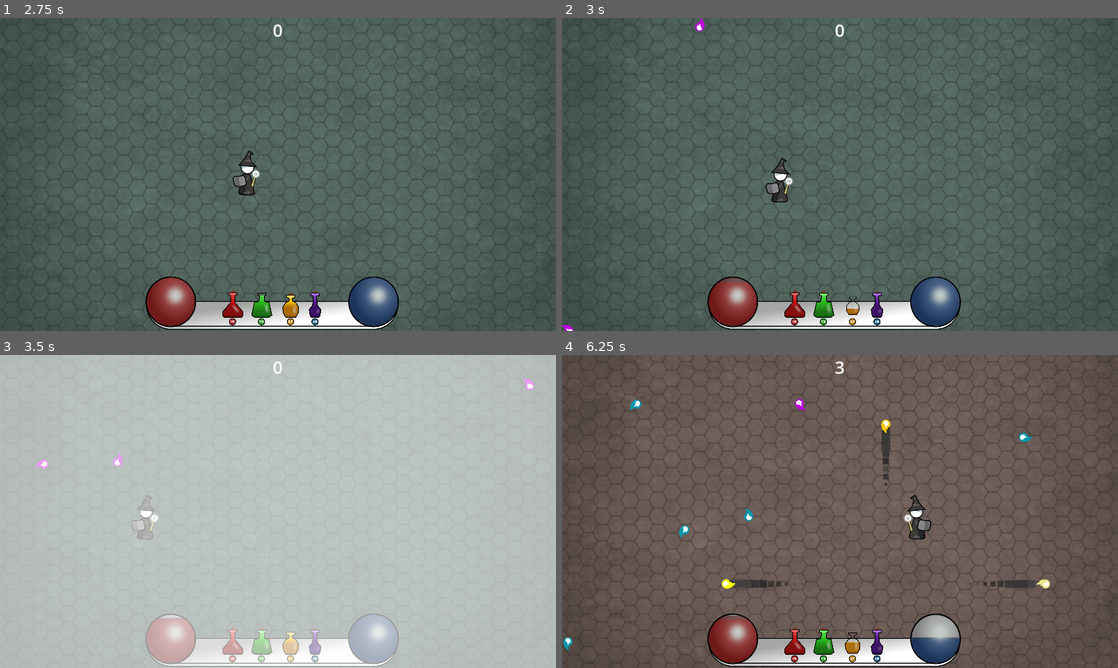
Above: before the commit, frames 1-4 (two rows, left to right).
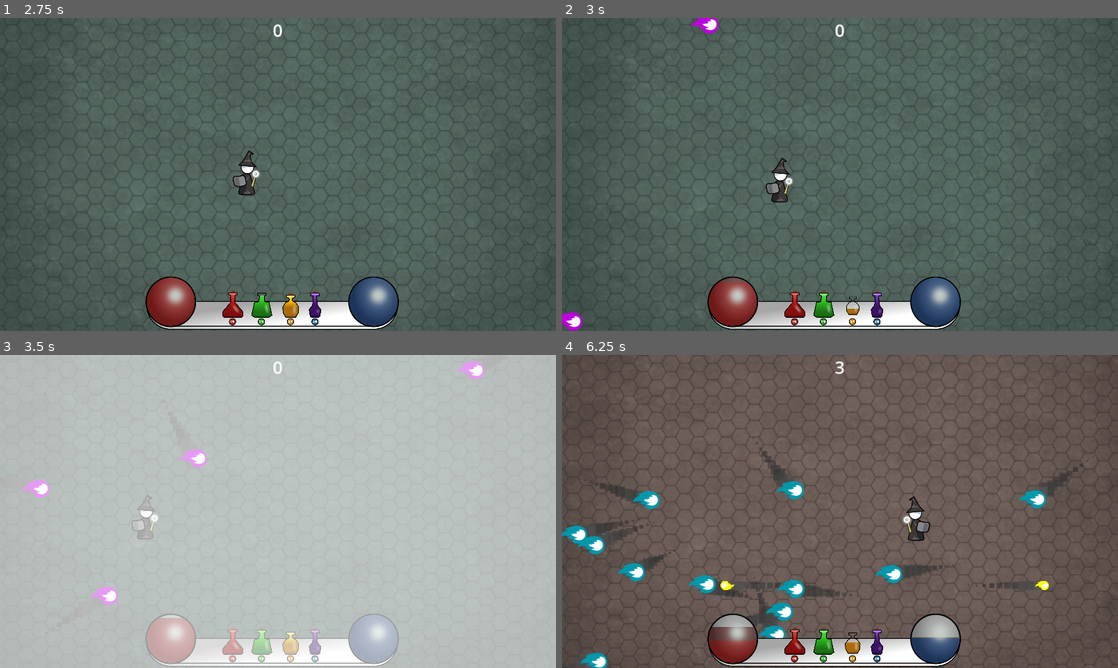
Above: after the commit, the same moments.

Repository: kurilluk/GDSJam23
Game: Godot game, scene res://assets/scenes/Main.tscn
The game is run twice, just before and just after one commit, with the same random seed, the same clock (stepped at 60 frames per second) and the same inputs. Sound files missing from this copy of the repository are replaced by a short silence.
Inputs:
- Up to frame 1 (2.75 s): click "Start" at 0.5 s; hold D (Right) 1.28-2.03 s; tap 1 (Potion_1) at 1.35 s; hold S (Down) from 2.03 s (still down); tap 2 (Potion_2) at 2.1 s
- Up to frame 2 (3 s): release S (Down) at 2.78 s; hold D (Right) from 2.78 s (still down); tap 3 (Potion_3) at 2.85 s
- Up to frame 3 (3.5 s): keep holding D (Right)
- Up to frame 4 (6.25 s): release D (Right) at 3.53 s; hold W (Up) 3.53-4.28 s; tap one key every 0.75 s from 3.6 s: 4 (Potion_4) 1 (Potion_1) 2 (Potion_2) 3 (Potion_3); hold A (Left) 4.28-5.78 s; hold S (Down) from 5.78 s (still down)

Frame 1 is identical in both runs. In frame 2, 0.4% of the frame differs, in the area x 0-29%, y 0-100%; in frame 3, 0.9%; in frame 4, 6.8%, in the area x 0-99%, y 0-100%.
Error after the commit: Attempt to call function 'play' in base 'null instance' on a null instance. (res://assets/scripts/Mob.gd:5)

Commit message:
enemy particles

Diff:
--- /dev/null
+++ b/examples/dodge_the_creeps/assets/scenes/EnemyProjectile.tscn
@@ -0,0 +1,105 @@
+[gd_scene load_steps=17 format=3 uid="uid://rkdnhqgf2hpj"]
+
+[ext_resource type="Script" path="res://assets/scripts/Mob.gd" id="1_uleq4"]
+[ext_resource type="Texture2D" uid="uid://ujab88aefoss" path="res://assets/sprites/projectiles/fireball_white_bottom.png" id="8_fl6st"]
+[ext_resource type="Texture2D" uid="uid://cda4ju411if4h" path="res://assets/sprites/projectiles/fireball_white_top.png" id="9_u15j2"]
+[ext_resource type="AudioStream" uid="uid://dfgfr12prj7tl" path="res://assets/sound/Fireball2.mp3" id="10_u304x"]
+
+[sub_resource type="CapsuleShape2D" id="2"]
+radius = 45.0
+height = 90.0
+
+[sub_resource type="Curve" id="Curve_7igsd"]
+min_value = -360.0
+max_value = 360.0
+_data = [Vector2(0, 360), 0.0, 0.0, 0, 0, Vector2(1, -360), 0.0, 0.0, 0, 0]
+point_count = 2
+
+[sub_resource type="CurveTexture" id="CurveTexture_t421w"]
+curve = SubResource("Curve_7igsd")
+
+[sub_resource type="Gradient" id="Gradient_peqr8"]
+colors = PackedColorArray(0.525101, 0.525101, 0.525101, 0.701961, 0.347817, 0.347817, 0.347817, 0.713726)
+
+[sub_resource type="GradientTexture1D" id="GradientTexture1D_74pm5"]
+gradient = SubResource("Gradient_peqr8")
+
+[sub_resource type="Gradient" id="Gradient_sfs6c"]
+colors = PackedColorArray(0.733005, 0.733005, 0.733005, 0.67451, 0, 0, 0, 0)
+
+[sub_resource type="GradientTexture1D" id="GradientTexture1D_orafd"]
+gradient = SubResource("Gradient_sfs6c")
+
+[sub_resource type="Curve" id="Curve_0t07f"]
+_data = [Vector2(0.0060241, 0.768421), 0.0, 0.0, 0, 0, Vector2(0.457831, 0.326316), -1.27081, -1.27081, 0, 0, Vector2(1, 0), 0.0, 0.0, 0, 0]
+point_count = 3
+
+[sub_resource type="CurveTexture" id="6"]
+curve = SubResource("Curve_0t07f")
+
+[sub_resource type="ParticleProcessMaterial" id="ParticleProcessMaterial_xa45d"]
+lifetime_randomness = 0.05
+direction = Vector3(0, 1, 0)
+gravity = Vector3(0, 0, 0)
+angular_velocity_min = -45.0
+angular_velocity_max = 45.0
+angle_min = -120.0
+angle_max = 120.0
+angle_curve = SubResource("CurveTexture_t421w")
+scale_min = 0.8
+scale_max = 1.2
+scale_curve = SubResource("6")
+color_ramp = SubResource("GradientTexture1D_orafd")
+color_initial_ramp = SubResource("GradientTexture1D_74pm5")
+turbulence_enabled = true
+
+[sub_resource type="Gradient" id="Gradient_gesbe"]
+colors = PackedColorArray(1, 1, 1, 1, 1, 1, 1, 1)
+
+[sub_resource type="GradientTexture2D" id="GradientTexture2D_854io"]
+gradient = SubResource("Gradient_gesbe")
+fill_from = Vector2(0, 1)
+fill_to = Vector2(0, 0)
+
+[node name="Mob" type="RigidBody2D" groups=["Projectile", "mobs"]]
+collision_mask = 0
+gravity_scale = 0.0
+script = ExtResource("1_uleq4")
+
+[node name="CollisionShape2D" type="CollisionShape2D" parent="."]
+rotation = 1.5708
+shape = SubResource("2")
+
+[node name="VisibleOnScreenNotifier2D" type="VisibleOnScreenNotifier2D" parent="."]
+
+[node name="ColorRect" type="ColorRect" parent="."]
+visible = false
+offset_left = -40.0
+offset_top = -30.0
+offset_right = 40.0
+offset_bottom = 30.0
+color = Color(0.54902, 0.14902, 0.176471, 1)
+
+[node name="FireballBottom" type="Sprite2D" parent="."]
+self_modulate = Color(0.894118, 0.576471, 0.27451, 1)
+z_index = 2
+scale = Vector2(2, 2)
+texture = ExtResource("8_fl6st")
+
+[node name="FireballTop" type="Sprite2D" parent="FireballBottom"]
+z_index = 3
+texture = ExtResource("9_u15j2")
+
+[node name="Trail" type="GPUParticles2D" parent="FireballBottom"]
+z_index = -1
+amount = 40
+process_material = SubResource("ParticleProcessMaterial_xa45d")
+texture = SubResource("GradientTexture2D_854io")
+speed_scale = 2.0
+randomness = 0.2
+
+[node name="Fire_2" type="AudioStreamPlayer2D" parent="."]
+stream = ExtResource("10_u304x")
+volume_db = -15.0
+
+[connection signal="screen_exited" from="VisibleOnScreenNotifier2D" to="." method="_on_VisibilityNotifier2D_screen_exited"]
--- a/examples/dodge_the_creeps/assets/scenes/Fireball.tscn
+++ b/examples/dodge_the_creeps/assets/scenes/Fireball.tscn
@@ -19,26 +19,26 @@
 _data = [Vector2(0, 360), 0.0, 0.0, 0, 0, Vector2(1, -360), 0.0, 0.0, 0, 0]
 point_count = 2
 
-[sub_resource type="CurveTexture" id="CurveTexture_t421w"]
+[sub_resource type="CurveTexture" id="CurveTexture_74sp3"]
 curve = SubResource("Curve_mie81")
 
 [sub_resource type="Gradient" id="Gradient_a2qca"]
-colors = PackedColorArray(0.223529, 0.223529, 0.223529, 0.87451, 0.564706, 0.564706, 0.564706, 0.843137)
+colors = PackedColorArray(0.525101, 0.525101, 0.525101, 0.701961, 0.347817, 0.347817, 0.347817, 0.713726)
 
-[sub_resource type="GradientTexture1D" id="GradientTexture1D_74pm5"]
+[sub_resource type="GradientTexture1D" id="GradientTexture1D_tlm1j"]
 gradient = SubResource("Gradient_a2qca")
 
 [sub_resource type="Gradient" id="Gradient_k2x5t"]
-colors = PackedColorArray(0.593134, 0.593134, 0.593134, 0.67451, 0, 0, 0, 0)
+colors = PackedColorArray(0.733005, 0.733005, 0.733005, 0.67451, 0, 0, 0, 0)
 
-[sub_resource type="GradientTexture1D" id="GradientTexture1D_orafd"]
+[sub_resource type="GradientTexture1D" id="GradientTexture1D_scgft"]
 gradient = SubResource("Gradient_k2x5t")
 
 [sub_resource type="Curve" id="Curve_rsu7f"]
 _data = [Vector2(0.0120482, 0.431579), 0.0, 0.0, 0, 0, Vector2(0.493976, 0.2), -1.27081, -1.27081, 0, 0, Vector2(1, 0), 0.0, 0.0, 0, 0]
 point_count = 3
 
-[sub_resource type="CurveTexture" id="6"]
+[sub_resource type="CurveTexture" id="CurveTexture_3r76o"]
 curve = SubResource("Curve_rsu7f")
 
 [sub_resource type="ParticleProcessMaterial" id="ParticleProcessMaterial_o6fmy"]
--- a/examples/dodge_the_creeps/assets/scenes/Main.tscn
+++ b/examples/dodge_the_creeps/assets/scenes/Main.tscn
@@ -1,7 +1,7 @@
 [gd_scene load_steps=12 format=3 uid="uid://cyfwty2q3rdse"]
 
 [ext_resource type="Script" path="res://assets/scripts/Main.gd" id="1"]
-[ext_resource type="PackedScene" uid="uid://rkdnhqgf2hpj" path="res://assets/scenes/Mob.tscn" id="2"]
+[ext_resource type="PackedScene" uid="uid://rkdnhqgf2hpj" path="res://assets/scenes/EnemyProjectile.tscn" id="2_fweqn"]
 [ext_resource type="PackedScene" uid="uid://4vwrqjegqwpj" path="res://assets/scenes/Player.tscn" id="3"]
 [ext_resource type="PackedScene" uid="uid://ccqoreueuxdb7" path="res://assets/scenes/HUD.tscn" id="4"]
 [ext_resource type="Texture2D" uid="uid://lr4ehat4x43v" path="res://art/background_biger.png" id="4_6sh37"]
@@ -21,7 +21,7 @@
 script = ExtResource("1")
 background = NodePath("Background")
 layers = [NodePath("Layers/Layer"), NodePath("Layers/Layer_swap_x"), NodePath("Layers/Layer_swap_xy")]
-mob_scene = ExtResource("2")
+enemy_proj_scene = ExtResource("2_fweqn")
 
 [node name="HUD" parent="." node_paths=PackedStringArray("HealthBar", "ManaBar") instance=ExtResource("4")]
 HealthBar = NodePath("HealthBar")
--- a/examples/dodge_the_creeps/assets/scenes/Mob.tscn
+++ /dev/null
@@ -1,93 +0,0 @@
-[gd_scene load_steps=13 format=3 uid="uid://rkdnhqgf2hpj"]
-
-[ext_resource type="Script" path="res://assets/scripts/Mob.gd" id="1_rt6dc"]
-[ext_resource type="Texture2D" uid="uid://yqglrrsx7j1f" path="res://art/enemyFlyingAlt_1.png" id="2_4105l"]
-[ext_resource type="Texture2D" uid="uid://bpot8awhdn6ph" path="res://art/enemyFlyingAlt_2.png" id="3_v5at2"]
-[ext_resource type="Texture2D" uid="uid://5lvm88ij4jqn" path="res://art/enemySwimming_1.png" id="4_falj5"]
-[ext_resource type="Texture2D" uid="uid://bng45cvsgufqc" path="res://art/enemySwimming_2.png" id="5_530dd"]
-[ext_resource type="Texture2D" uid="uid://bu4221t7qpa7d" path="res://art/enemyWalking_1.png" id="6_k7amo"]
-[ext_resource type="Texture2D" uid="uid://booij5t7h4efb" path="res://art/enemyWalking_2.png" id="7_vrlt4"]
-[ext_resource type="Texture2D" uid="uid://ujab88aefoss" path="res://assets/sprites/projectiles/fireball_white_bottom.png" id="8_4vdro"]
-[ext_resource type="Texture2D" uid="uid://cda4ju411if4h" path="res://assets/sprites/projectiles/fireball_white_top.png" id="9_upgwi"]
-[ext_resource type="AudioStream" uid="uid://dfgfr12prj7tl" path="res://assets/sound/Fireball2.mp3" id="10_bd7a6"]
-
-[sub_resource type="SpriteFrames" id="1"]
-animations = [{
-"frames": [{
-"duration": 1.0,
-"texture": ExtResource("2_4105l")
-}, {
-"duration": 1.0,
-"texture": ExtResource("3_v5at2")
-}],
-"loop": true,
-"name": &"fly",
-"speed": 3.0
-}, {
-"frames": [{
-"duration": 1.0,
-"texture": ExtResource("4_falj5")
-}, {
-"duration": 1.0,
-"texture": ExtResource("5_530dd")
-}],
-"loop": true,
-"name": &"swim",
-"speed": 4.0
-}, {
-"frames": [{
-"duration": 1.0,
-"texture": ExtResource("6_k7amo")
-}, {
-"duration": 1.0,
-"texture": ExtResource("7_vrlt4")
-}],
-"loop": true,
-"name": &"walk",
-"speed": 4.0
-}]
-
-[sub_resource type="CapsuleShape2D" id="2"]
-radius = 45.0
-height = 90.0
-
-[node name="Mob" type="RigidBody2D" groups=["Projectile", "mobs"]]
-collision_mask = 0
-gravity_scale = 0.0
-script = ExtResource("1_rt6dc")
-
-[node name="AnimatedSprite2D" type="AnimatedSprite2D" parent="."]
-visible = false
-scale = Vector2(0.75, 0.75)
-sprite_frames = SubResource("1")
-animation = &"walk"
-
-[node name="CollisionShape2D" type="CollisionShape2D" parent="."]
-rotation = 1.5708
-shape = SubResource("2")
-
-[node name="VisibleOnScreenNotifier2D" type="VisibleOnScreenNotifier2D" parent="."]
-
-[node name="ColorRect" type="ColorRect" parent="."]
-visible = false
-offset_left = -40.0
-offset_top = -30.0
-offset_right = 40.0
-offset_bottom = 30.0
-color = Color(0.54902, 0.14902, 0.176471, 1)
-
-[node name="FireballBottom" type="Sprite2D" parent="."]
-self_modulate = Color(0.894118, 0.576471, 0.27451, 1)
-z_index = 2
-rotation = 1.5708
-texture = ExtResource("8_4vdro")
-
-[node name="FireballTop" type="Sprite2D" parent="FireballBottom"]
-z_index = 3
-texture = ExtResource("9_upgwi")
-
-[node name="Fire_2" type="AudioStreamPlayer2D" parent="."]
-stream = ExtResource("10_bd7a6")
-volume_db = -15.0
-
-[connection signal="screen_exited" from="VisibleOnScreenNotifier2D" to="." method="_on_VisibilityNotifier2D_screen_exited"]
--- a/examples/dodge_the_creeps/assets/scenes/Player.tscn
+++ b/examples/dodge_the_creeps/assets/scenes/Player.tscn
@@ -8,10 +8,6 @@
 [ext_resource type="Texture2D" uid="uid://je8cjivjthak" path="res://art/G_mage/G_mage.png" id="7_jf8c2"]
 [ext_resource type="AudioStream" uid="uid://dvi3scw7fgwmj" path="res://assets/sound/Fireball3.mp3" id="8_dtgvq"]
 [ext_resource type="AudioStream" uid="uid://d1cisdls5cyyn" path="res://assets/sound/Vocal_Ineedapotion_lowhp.mp3" id="8_ieq6g"]
-[ext_resource type="AudioStream" uid="uid://iy1ta5mbu2t1" path="res://assets/sound/Healing_potion.mp3" id="9_k5rw0"]
-[ext_resource type="AudioStream" uid="uid://5ia8eybkn3ya" path="res://assets/sound/Healingdrain_potion.mp3" id="10_7kduq"]
-[ext_resource type="AudioStream" uid="uid://d324dl36pt0fs" path="res://assets/sound/Manadrain_potion.mp3" id="11_kdwm7"]
-[ext_resource type="AudioStream" uid="uid://drj07yj5x5rw3" path="res://assets/sound/Mana_potion.mp3" id="12_kixw6"]
 
 [sub_resource type="SpriteFrames" id="1"]
 animations = [{
@@ -83,14 +79,6 @@
 texture = SubResource("ImageTexture_0wciw")
 speed_scale = 2.0
 
-[node name="ColorRect" type="ColorRect" parent="."]
-visible = false
-offset_left = -30.0
-offset_top = -30.0
-offset_right = 30.0
-offset_bottom = 30.0
-color = Color(0.439216, 0.552941, 0.678431, 1)
-
 [node name="Sprite2D" type="Sprite2D" parent="."]
 position = Vector2(0, -5)
 texture = ExtResource("7_jf8c2")
@@ -105,16 +93,4 @@
 stream = ExtResource("8_dtgvq")
 volume_db = -10.0
 
-[node name="S_HealPotion" type="AudioStreamPlayer" parent="."]
-stream = ExtResource("9_k5rw0")
-
-[node name="S_HealPotionDrain" type="AudioStreamPlayer" parent="."]
-stream = ExtResource("10_7kduq")
-
-[node name="S_ManaPotionDrain" type="AudioStreamPlayer" parent="."]
-stream = ExtResource("11_kdwm7")
-
-[node name="S_ManaPotion" type="AudioStreamPlayer" parent="."]
-stream = ExtResource("12_kixw6")
-
 [connection signal="body_entered" from="." to="." method="_on_Player_body_entered"]
--- a/examples/dodge_the_creeps/assets/scripts/Fireball.gd
+++ b/examples/dodge_the_creeps/assets/scripts/Fireball.gd
@@ -72,7 +72,7 @@
 	pass # Replace with function body.
 
 func destroy_self():
-	fade_out(0.15, 1.0, Callable(self, "queue_free"))
+	fade_out(0.1, 1.0, Callable(self, "queue_free"))
 	on_death_callback.bind(self).call()
 
 func _on_body_entered(body):
--- a/examples/dodge_the_creeps/assets/scripts/Main.gd
+++ b/examples/dodge_the_creeps/assets/scripts/Main.gd
@@ -2,12 +2,12 @@
 
 @export var background: Sprite2D
 @export var layers: Array[Layer]
-@export var mob_scene: PackedScene
+@export var enemy_proj_scene: PackedScene
 
 @export var enemy_spawn_amount = 2
 var score
 var current_layer
-var enemies: Array[Mob]
+var enemy_projectiles: Array[EnemyProjectile]
 var player_projectiles: Array[Fireball]
 var level = 0
 var pitch = 1
@@ -63,43 +63,46 @@
 
 func set_enemy_colors(color):
 	var remove_last = []
-	for i in enemies.size():
-		var enemy = enemies[-i-1]
+	for i in enemy_projectiles.size():
+		var enemy = enemy_projectiles[-i-1]
 		if enemy == null:
 			remove_last.append(-i -1)
 			break
 		enemy.set_color(color)
 
 	for index in remove_last:
-		enemies.remove_at(index)
+		enemy_projectiles.remove_at(index)
 
 func _on_MobTimer_timeout():
 	for i in enemy_spawn_amount:
 	# Create a new instance of the Mob scene.
-		var mob = mob_scene.instantiate()
+		var e_proj = enemy_proj_scene.instantiate()
 
 	# Choose a random location on Path2D.
-		var mob_spawn_location = get_node(^"MobPath/MobSpawnLocation")
-		mob_spawn_location.progress = randi()
+		var e_projectile_spawn_location = get_node(^"MobPath/MobSpawnLocation")
+		e_projectile_spawn_location.progress = randi()
 
 	# Set the mob's direction perpendicular to the path direction.
-		var direction = mob_spawn_location.rotation + PI / 2
+		var direction = e_projectile_spawn_location.position.angle_to_point($Player.position)
+		#e_projectile_spawn_location.rotation
 
 	# Set the mob's position to a random location.
-		mob.position = mob_spawn_location.position
+		e_proj.position = e_projectile_spawn_location.position
+
+
+	# Choose the velocity for the mob.
+		var velocity = Vector2(randf_range(650.0, 850.0), 0.0)
+		e_proj.linear_velocity = velocity.rotated(direction)
 
 	# Add some randomness to the direction.
 		direction += randf_range(-PI / 4, PI / 4)
-		mob.rotation = direction
+		e_proj.set_new_rotation(Vector2.UP.angle_to(velocity.normalized()))
 
-	# Choose the velocity for the mob.
-		var velocity = Vector2(randf_range(650.0, 850.0), 0.0)
-		mob.linear_velocity = velocity.rotated(direction)
 
-		mob.set_color(current_layer.enemy_main_color)
-		enemies.append(mob)
+		e_proj.set_color(current_layer.enemy_main_color)
+		enemy_projectiles.append(e_proj)
 	# Spawn the mob by adding it to the Main scene.
-		add_child(mob)
+		add_child(e_proj)
 
 func _on_ScoreTimer_timeout():
 	score += 1
--- a/examples/dodge_the_creeps/assets/scripts/Mob.gd
+++ b/examples/dodge_the_creeps/assets/scripts/Mob.gd
@@ -1,5 +1,5 @@
 extends RigidBody2D
-class_name Mob
+class_name EnemyProjectile
 
 func _ready():
 	$AnimatedSprite2D.play()
@@ -13,5 +13,8 @@
 func set_color(new_color):
 	$FireballBottom.self_modulate = new_color
 
+func set_new_rotation(new_rot):
+	$FireballBottom.rotation = new_rot
+
 func die():
 	queue_free()
--- a/examples/dodge_the_creeps/assets/scripts/Player.gd
+++ b/examples/dodge_the_creeps/assets/scripts/Player.gd
@@ -130,7 +130,7 @@
 	var new_health = clamp(health + value, 0, PLAYER_MAX_HEALTH)
 	Game_HUD.update_health(health, new_health);
 	health = new_health
-	$S_HealPotion.play()
+	#$S_HealPotion.play()
 	pass
 
 func potion_hurt(value):
@@ -138,21 +138,21 @@
 	Game_HUD.update_health(health, new_health);
 	health = new_health
 	check_player_health()
-	$S_HealPotionDrain.play()
+	#$S_HealPotionDrain.play()
 	pass
 
 func potion_gain_mana(value):
 	var new_mana = clamp(mana + value, 0, PLAYER_MAX_MANA)
 	Game_HUD.update_mana(mana, new_mana);
 	mana = new_mana
-	$S_ManaPotion.play()
+	#$S_ManaPotion.play()
 	pass
 
 func potion_loose_mana(value):
 	var new_mana = clamp(mana - value, 0, PLAYER_MAX_MANA)
 	Game_HUD.update_mana(mana, new_mana);
 	mana = new_mana
-	$S_ManaPotionDrain.play()
+	#$S_ManaPotionDrain.play()
 	pass
 
 func check_player_health():
Not shown: 1 places in examples/dodge_the_creeps/assets/scenes/Fireball.tscn that only renumber resources
Not shown: 1 places in examples/dodge_the_creeps/assets/scenes/Player.tscn that only renumber resources
Not shown, changed: examples/dodge_the_creeps/export_presets.cfg
